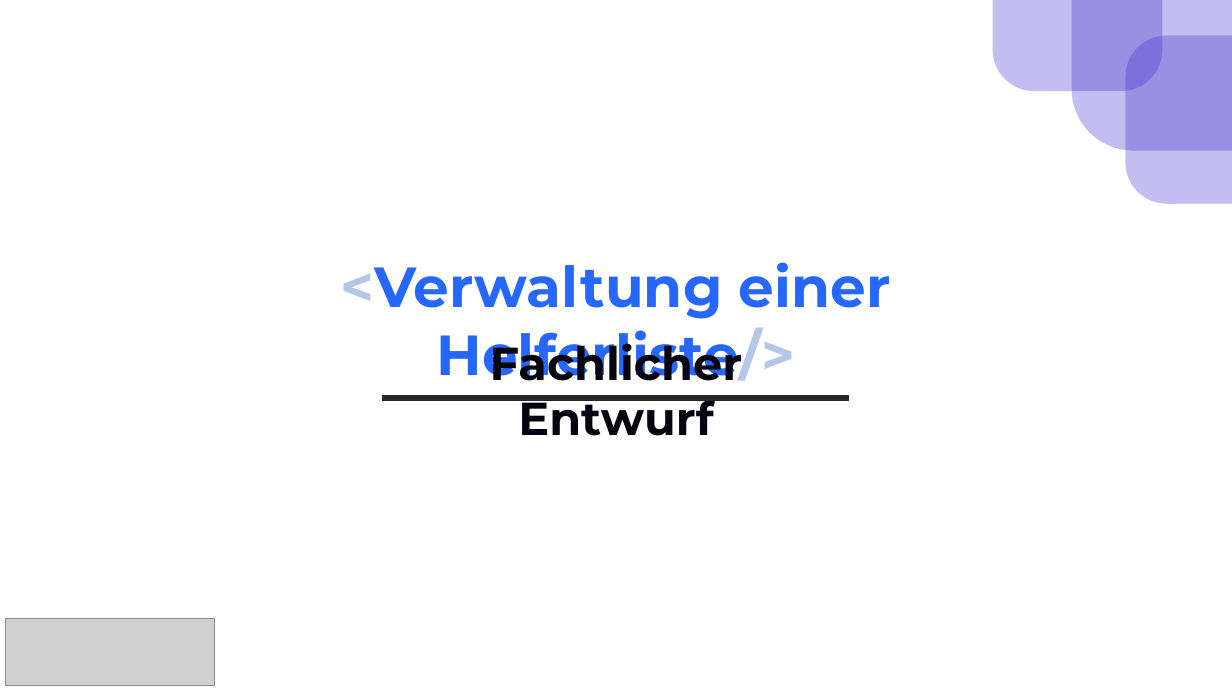
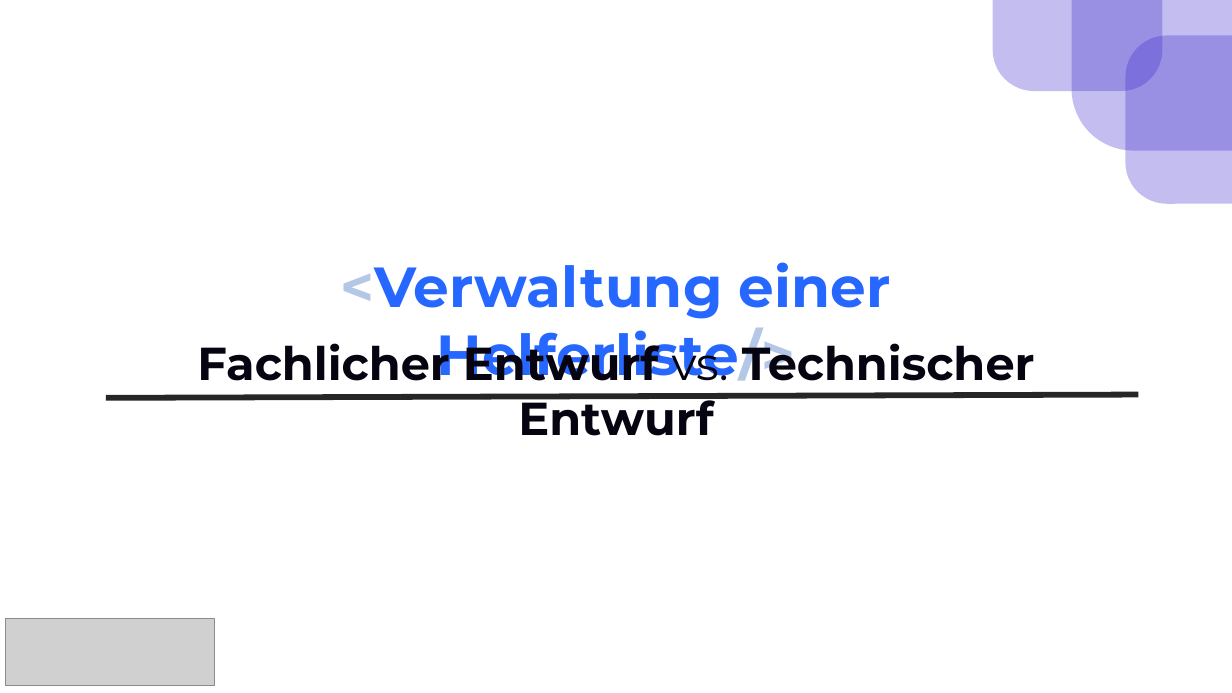
Before and after one commit to AleksandrMaj/HelferProject, a slide deck: slide 6 of End-Präsentation.pptx. Drawn at 1232x693 pixels with LibreOffice and Linux fonts; fonts in the diff are those of the drawing; grey boxes stand for pictures. Boxes give left, top, right and bottom in pixels: in the first picture for what was removed or moved away, otherwise in the second. Text is boxed around its words. In the diff, an @@ line names an element or a change of style, - is before the commit and + after.

```diff
--- a/End-Präsentation.pptx
+++ b/End-Präsentation.pptx
@@ text at <box>197,335,1035,436</box>: text changed @@
-Fachlicher Entwurf
+Fachlicher Entwurf vs. Technischer Entwurf
@@ line moved from (383, 398) - (849, 398) to (106, 398) - (1139, 395) @@
```
Also in this commit, not shown: 3 other slides changed, 4 slides added, 2 slides removed, 1 other file.
